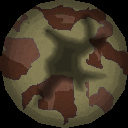
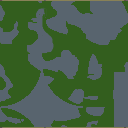
Comparing the layer stacks of the two 128×128 images. Changes:
added layer "Pasted Layer" above "AO" over [0, 0, 128, 128]
